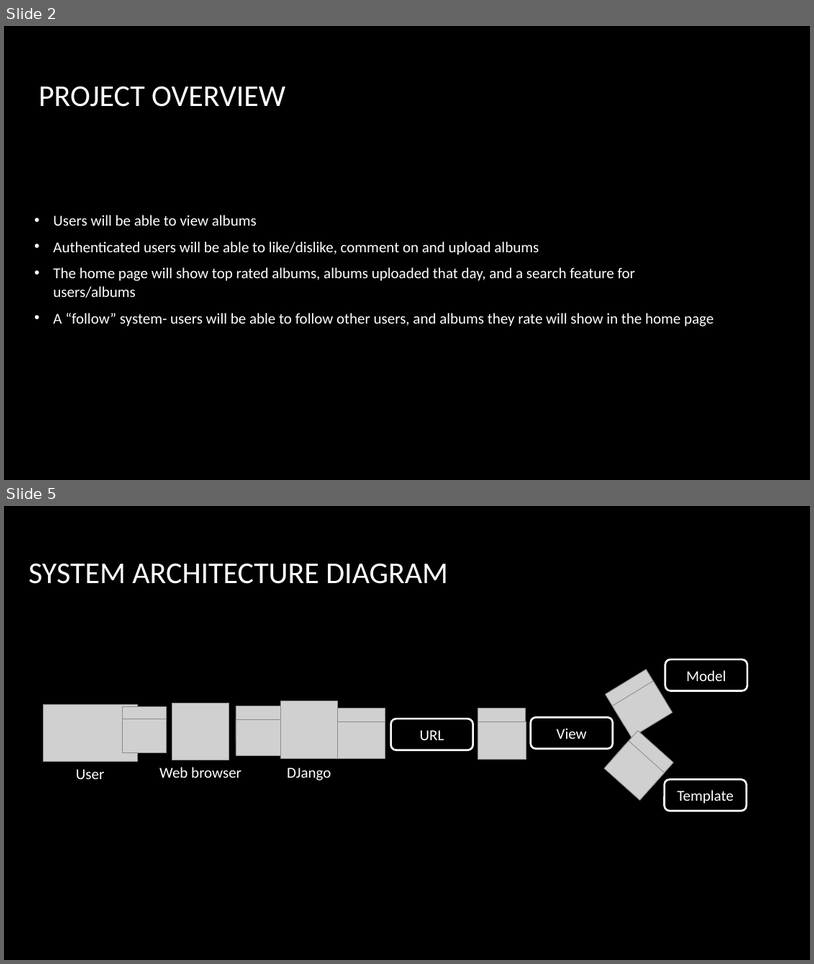
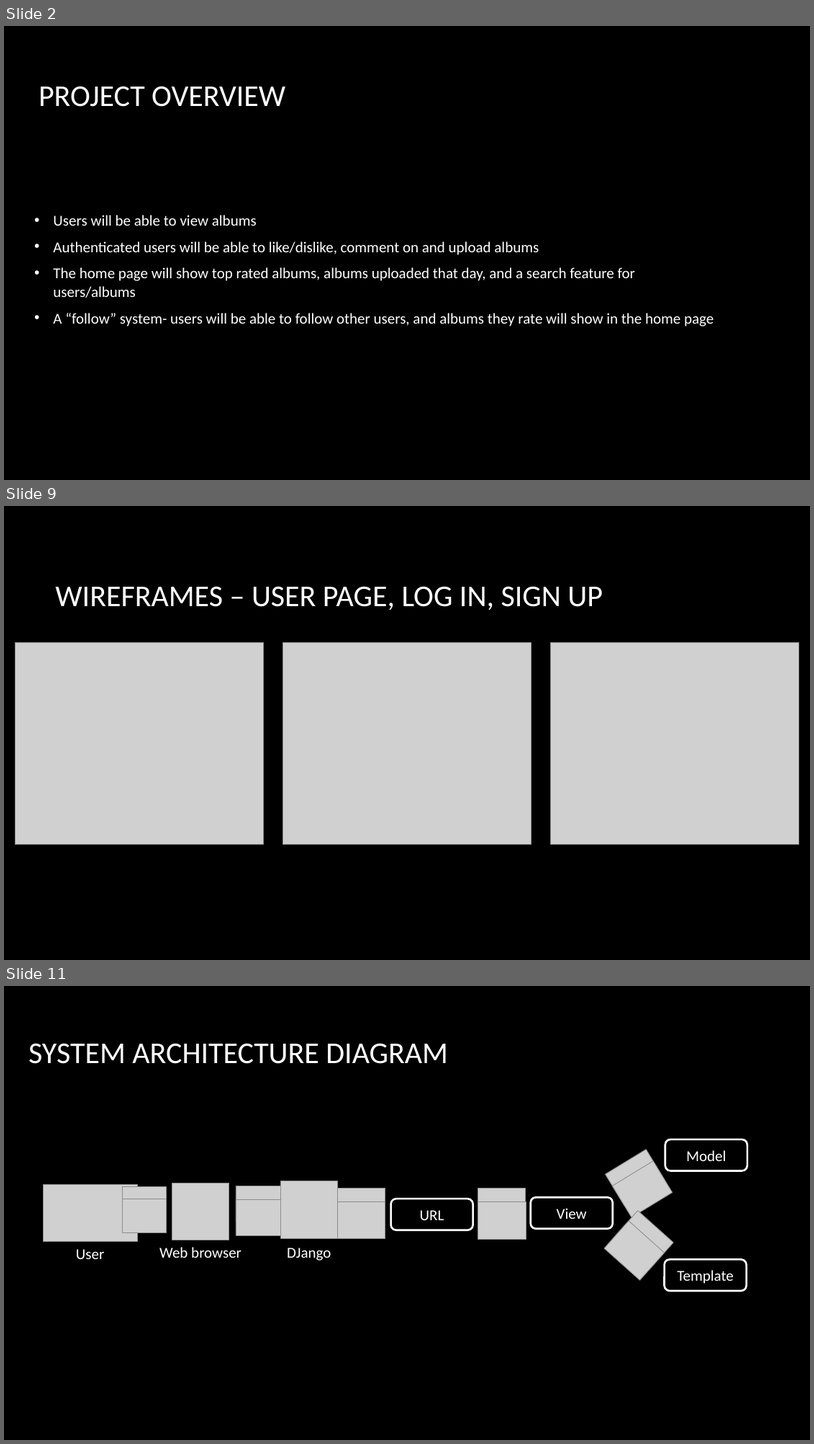
Before and after one commit to MalachyMcGinnity/WAD2GroupProject, a slide deck: WAD2 Group Project Design Spec.pptx. Shown one above the other, each under a label of ours: slides 2 and 5 before the commit, slides 2, 9 and 11 after it; the slides between them are not shown. The pictures are 814x964 and 814x1444 pixels, drawn with LibreOffice and Linux fonts; fonts in the diff are those of the drawing; grey boxes stand for pictures; background and template pictures are left out. Boxes give left, top, right and bottom in pixels: in the first picture for what was removed or moved away, otherwise in the second. Text is boxed around its words. In the diff, an @@ line names an element or a change of style, - is before the commit and + after.

```diff
--- a/WAD2 Group Project Design Spec.pptx
+++ b/WAD2 Group Project Design Spec.pptx
@@ slide 9 added at box(4, 506, 810, 960), background picture (left out) @@
@@ title added at box(55, 586, 603, 610), 36 pt, text #FFFFFF @@
+WIREFRAMES – USER PAGE, LOG IN, SIGN UP
@@ picture added at box(15, 643, 263, 844) @@
@@ picture added at box(283, 643, 531, 844) @@
@@ picture added at box(551, 643, 799, 844) @@
@@ what was slide 5 is now slide 11 @@
```
Also in this commit, not shown: 3 slides changed, 5 other slides added.
